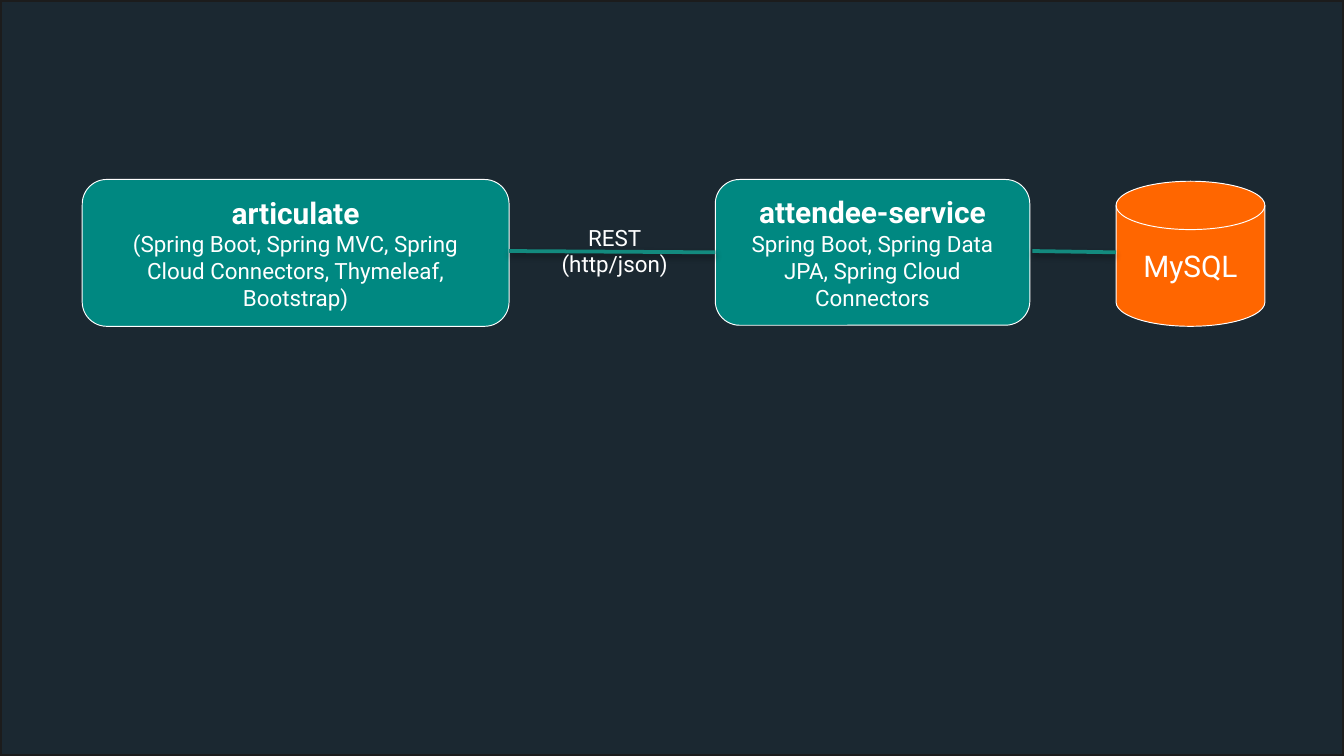
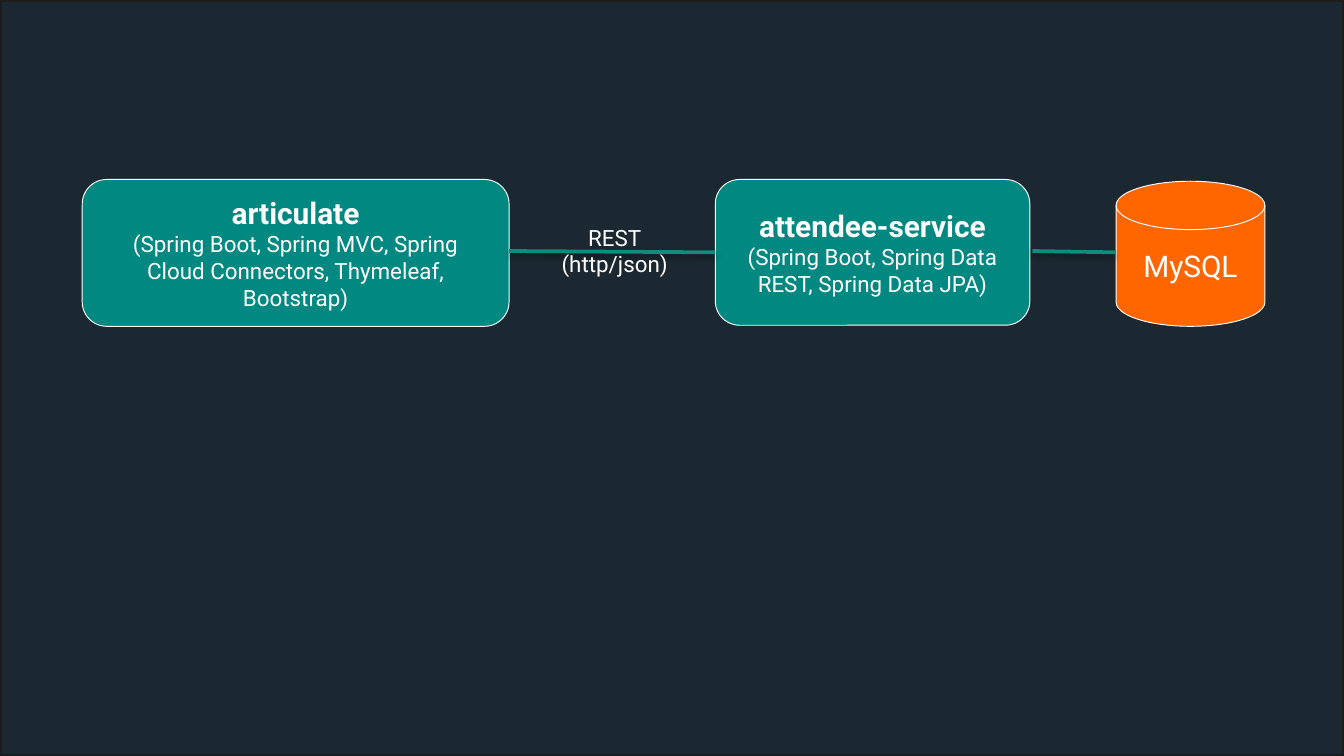
Before and after one commit to yosnoor/pcf-articulate-code, a slide deck: slide 13 of docs/app-content.pptx. Drawn at 1344x756 pixels with LibreOffice and Linux fonts; fonts in the diff are those of the drawing. Boxes give left, top, right and bottom in pixels: in the first picture for what was removed or moved away, otherwise in the second. Text is boxed around its words. In the diff, an @@ line names an element or a change of style, - is before the commit and + after.

```diff
--- a/docs/app-content.pptx
+++ b/docs/app-content.pptx
@@ text in rounded rectangle at (748, 247, 997, 297): text changed @@
-Spring Boot, Spring Data JPA, Spring Cloud Connectors
+(Spring Boot, Spring Data REST, Spring Data JPA)
```
Also in this commit, not shown: 1 other file.
